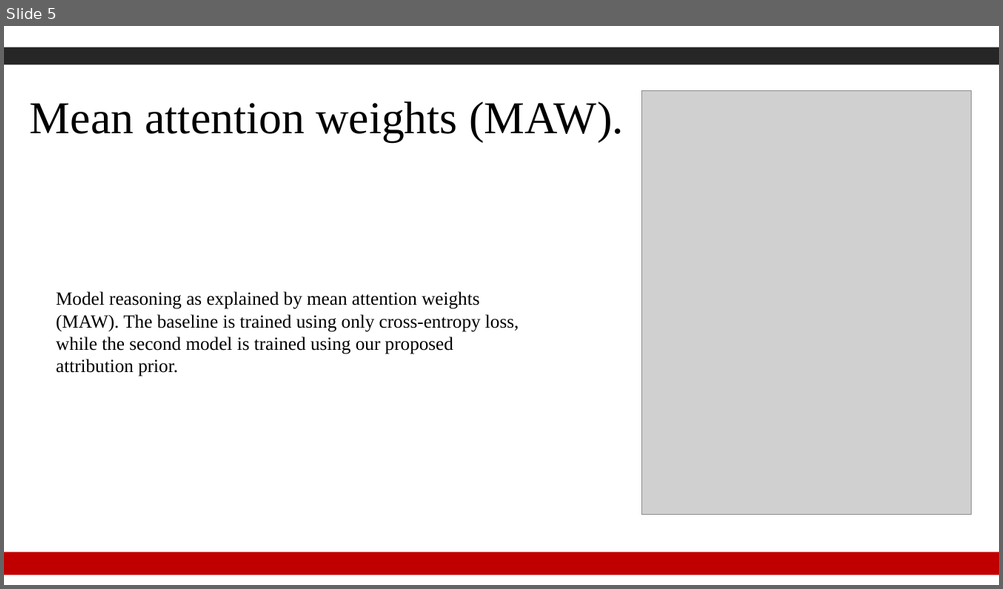
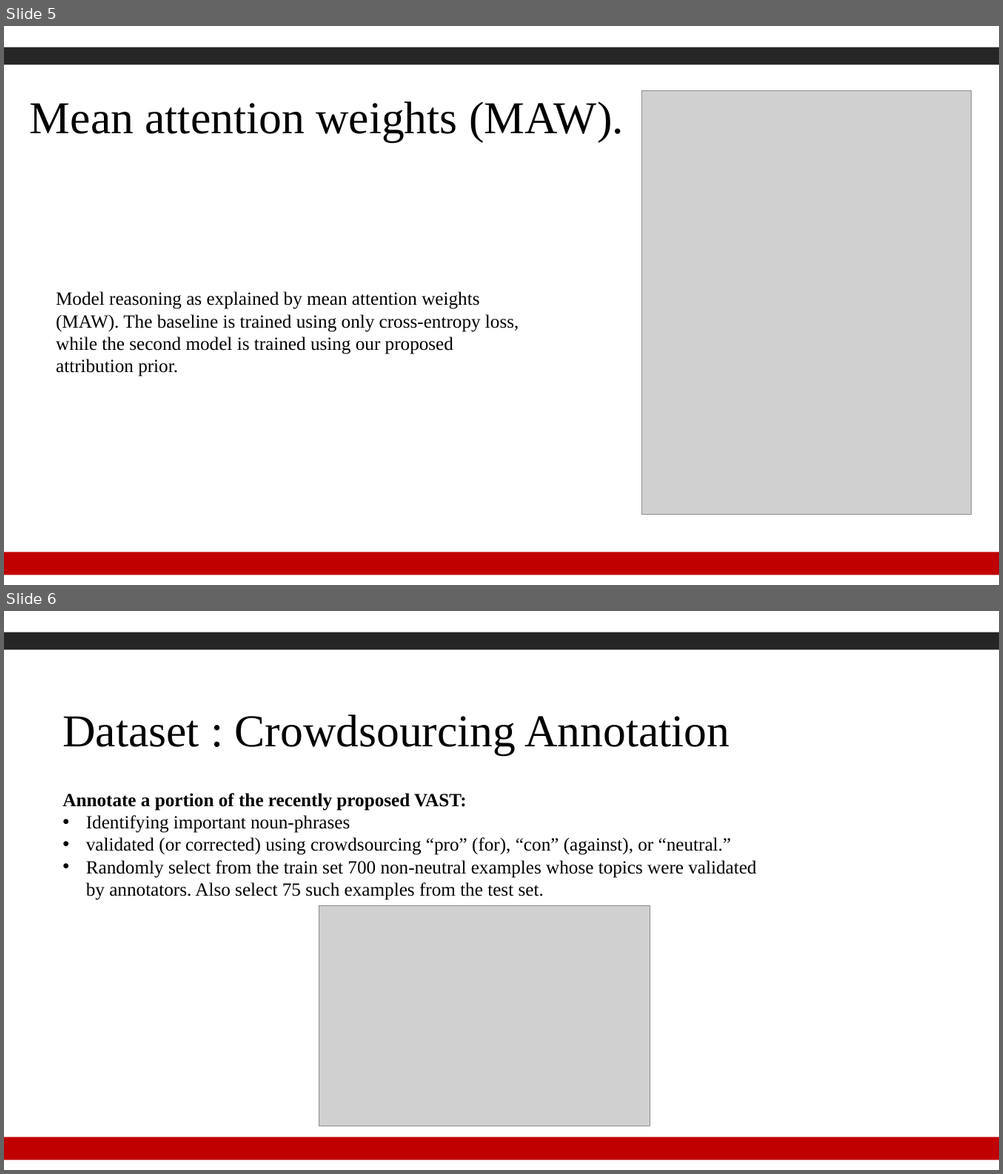
Before and after one commit to Gzk738/GZK_Code, a slide deck: journal club/2022.2.21/Human Rationales as Attribution Priors for Explainable Stance Detection【搜狗文档翻译_译文_英译中】.pdf.pptx. Shown one above the other, each under a label of ours: slide 5 before the commit, slides 5 and 6 after it. The pictures are 1003x589 and 1003x1174 pixels, drawn with LibreOffice and Linux fonts; fonts in the diff are those of the drawing; grey boxes stand for pictures; background and template pictures are left out. Boxes give left, top, right and bottom in pixels: in the first picture for what was removed or moved away, otherwise in the second. Text is boxed around its words. In the diff, an @@ line names an element or a change of style, - is before the commit and + after.

```diff
--- a/journal club/2022.2.21/Human Rationales as Attribution Priors for Explainable Stance Detection【搜狗文档翻译_译文_英译中】.pdf.pptx
+++ b/journal club/2022.2.21/Human Rationales as Attribution Priors for Explainable Stance Detection【搜狗文档翻译_译文_英译中】.pdf.pptx
@@ slide 6 added at <box>4,611,999,1170</box>, background #FFFFFF; not listed: 4 template elements that a slide beside it also shows @@
@@ text added at <box>62,715,729,755</box>, 44 pt, text #000000 @@
+Dataset : Crowdsourcing Annotation
@@ text added at <box>62,793,756,900</box>, 18 pt, text #000000 @@
+Annotate a portion of the recently proposed VAST:
+• Identifying important noun-phrases
+• validated (or corrected) using crowdsourcing “pro” (for), “con” (against), or “neutral.”
+• Randomly select from the train set 700 non-neutral examples whose topics were validated by annotators. Also select 75 such examples from the test set.
@@ picture added at <box>318,906,649,1127</box> @@
```
Also in this commit, not shown: 4 other slides changed, 8 other slides added, 5 slides removed, 2 other files.
